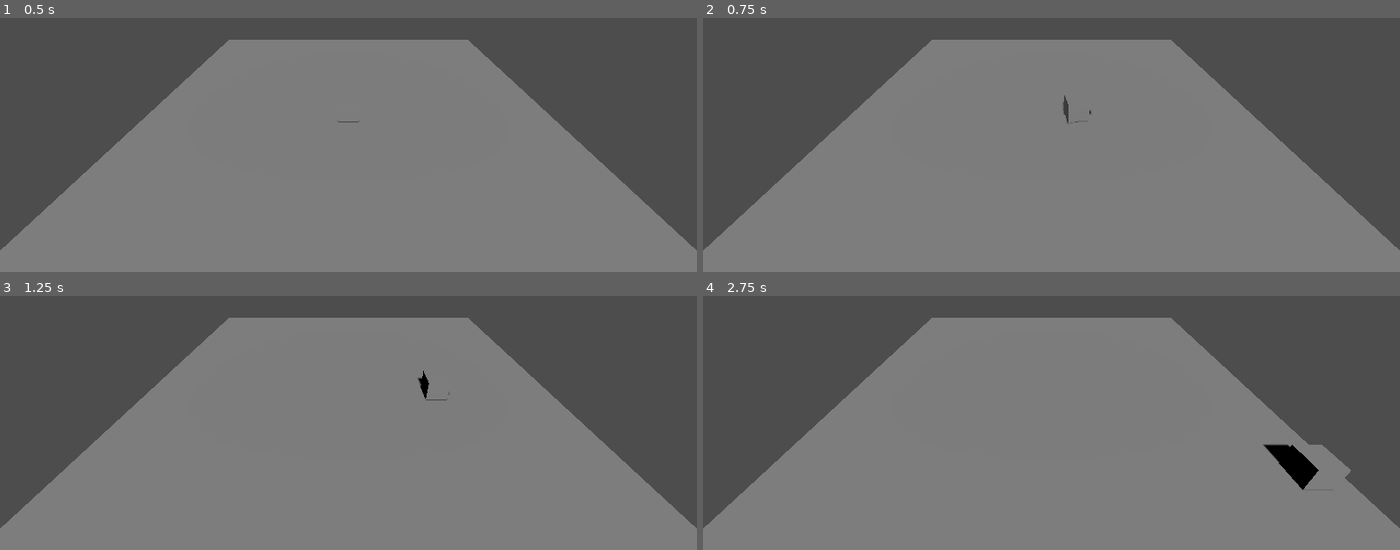
Above: before the commit, frames 1-4 (two rows, left to right).
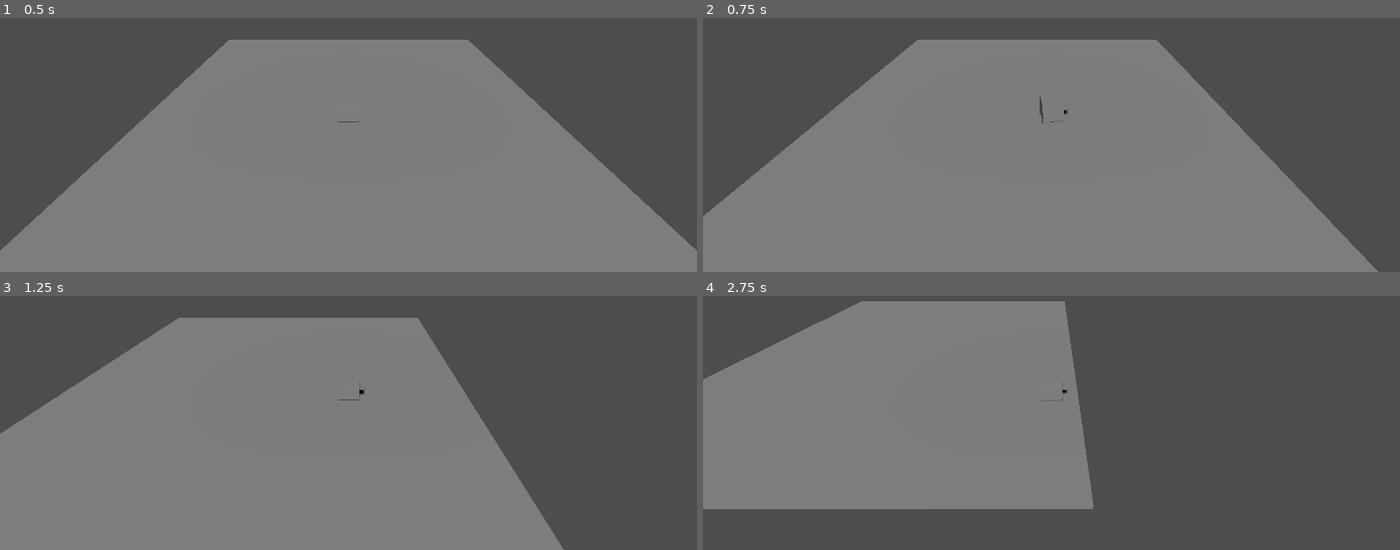
Above: after the commit, the same moments.

Repository: veloraine/greenrune
Game: Godot game, scene res://main.tscn
Two runs of this game, one before a commit and one after it. Both use one fixed random seed, a clock stepped at 60 frames per second and the inputs below.
Inputs:
- Up to frame 1 (0.5 s): no input
- Up to frame 2 (0.75 s): tap Enter at 0.5 s; hold D from 0.53 s (still down)
- Up to frame 3 (1.25 s): keep holding D
- Up to frame 4 (2.75 s): release D at 1.28 s; hold S 1.28-2.03 s; hold D from 2.03 s (still down)

Frame 1 is identical in both runs. In frame 2, 6.8% of the frame differs, in the area x 0-100%, y 8-100%; in frame 3, 21%; in frame 4, 50%, in the area x 0-100%, y 2-100%.

Commit message:
feat: make sandbox camera follow the cube
Camera3D keeps its editor-set offset from the cube and copies only the
position each frame, so the view angle stays fixed while the cube turns.

Co-Authored-By: Claude <noreply@anthropic.com>

Diff:
--- /dev/null
+++ b/sandbox/camera.gd
@@ -0,0 +1,13 @@
+extends Camera3D
+
+@export var target: Node3D
+
+var _offset: Vector3
+
+
+func _ready() -> void:
+	_offset = global_position - target.global_position
+
+
+func _process(_delta: float) -> void:
+	global_position = target.global_position + _offset
--- a/sandbox/main.tscn
+++ b/sandbox/main.tscn
@@ -1,6 +1,7 @@
 [gd_scene format=3 uid="uid://btnebqni6wn5s"]
 
 [ext_resource type="Script" uid="uid://bmo4unu4xnpfj" path="res://cube.gd" id="1_cube"]
+[ext_resource type="Script" path="res://camera.gd" id="2_camera"]
 
 [sub_resource type="BoxShape3D" id="BoxShape3D_floor"]
 size = Vector3(20, 0.2, 20)
@@ -21,8 +22,10 @@
 transform = Transform3D(1, 0, 0, 0, 0.7071068, 0.7071068, 0, -0.7071068, 0.7071068, -0.12891388, 5.6407495, -0.3371582)
 shadow_enabled = true
 
-[node name="Camera3D" type="Camera3D" parent="." unique_id=1410528398]
+[node name="Camera3D" type="Camera3D" parent="." unique_id=1410528398 node_paths=PackedStringArray("target")]
 transform = Transform3D(1, 0, 0, 0, 0.866025, 0.5, 0, -0.5, 0.866025, 0, 8, 10)
+script = ExtResource("2_camera")
+target = NodePath("../Cube")
 
 [node name="Floor" type="StaticBody3D" parent="." unique_id=2014998008]
 transform = Transform3D(1, 0, 0, 0, 1, 0, 0, 0, 1, 0, -0.1, 0)
Not shown, added: sandbox/camera.gd.uid
